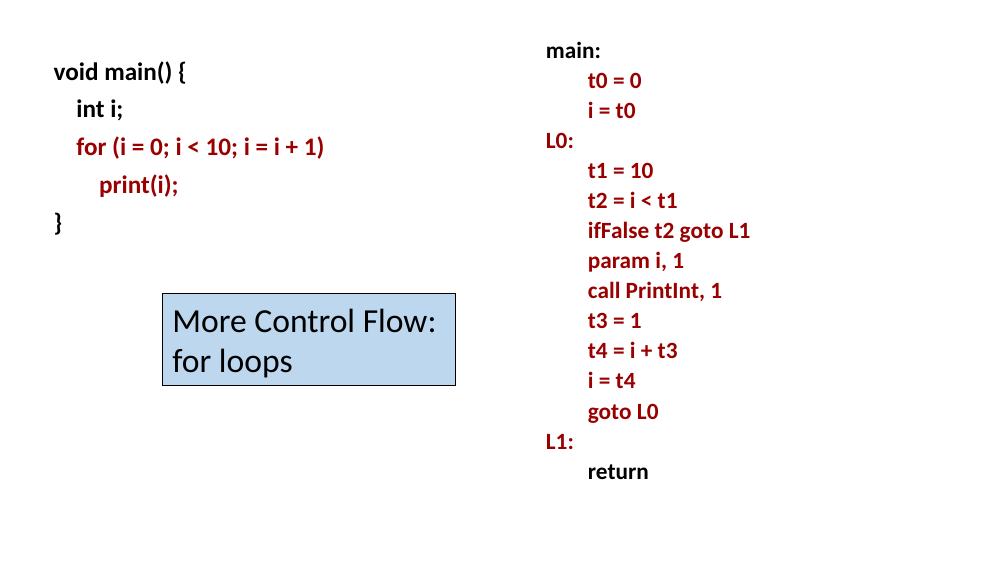
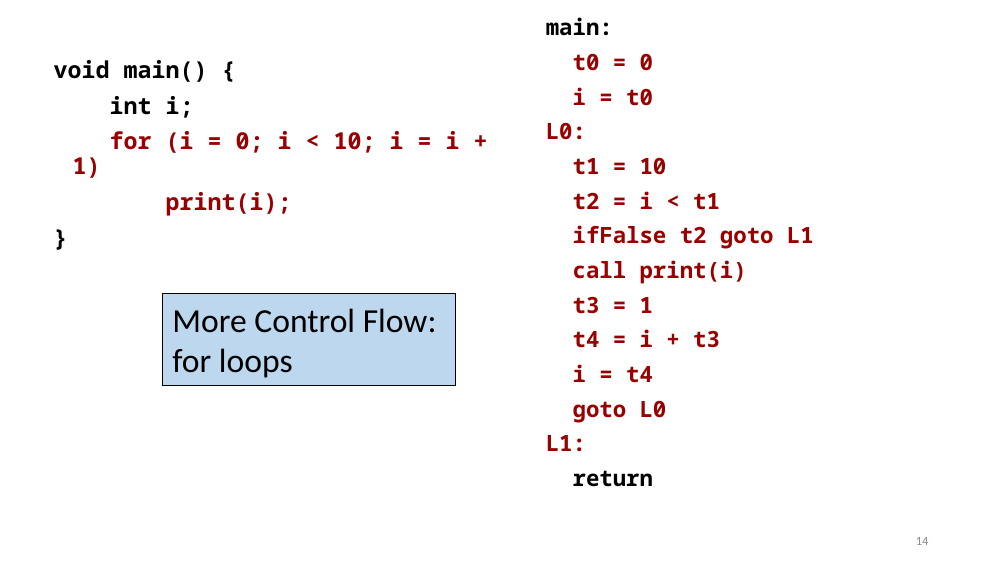
Before and after one commit to anoopsarkar/compilers-class, a slide deck: slide 14 of assets/ppt/codegen/ir.pptx (slide 11 before the commit). Drawn at 1008x567 pixels with LibreOffice and Linux fonts; fonts in the diff are those of the drawing. Boxes give left, top, right and bottom in pixels: in the first picture for what was removed or moved away, otherwise in the second. Text is boxed around its words. In the diff, an @@ line names an element or a change of style, - is before the commit and + after.

```diff
--- a/assets/ppt/codegen/ir.pptx
+++ b/assets/ppt/codegen/ir.pptx
@@ text "main:": place and size @@
-text "main:" at [546,41,751,479]
+text "main:" at [546,17,814,487]
@@ text at [546,17,814,487]: size 16.6 to 16 pt, font Calibri to Noto Sans Mono in "main:", "t0 = 0", "i = t0", "L0:" and 9 more places; line spacing 0.7 to 0.9 @@
@@ text "void main() {" at [54,60,460,216]: size 18 to 16.6 pt, font Calibri to Noto Sans Mono @@
@@ text at [573,260,747,283]: text changed; size 16.6 to 16 pt; font Calibri to Noto Sans Mono @@
-param i, 1
-call PrintInt, 1
+call print(i)
@@ page number added at [916,537,929,545], 9 pt, text #8C8C8C @@
+14
```
Also in this commit, not shown: 34 other slides changed, 7 slides added, 3 slides removed, 1 other file.
